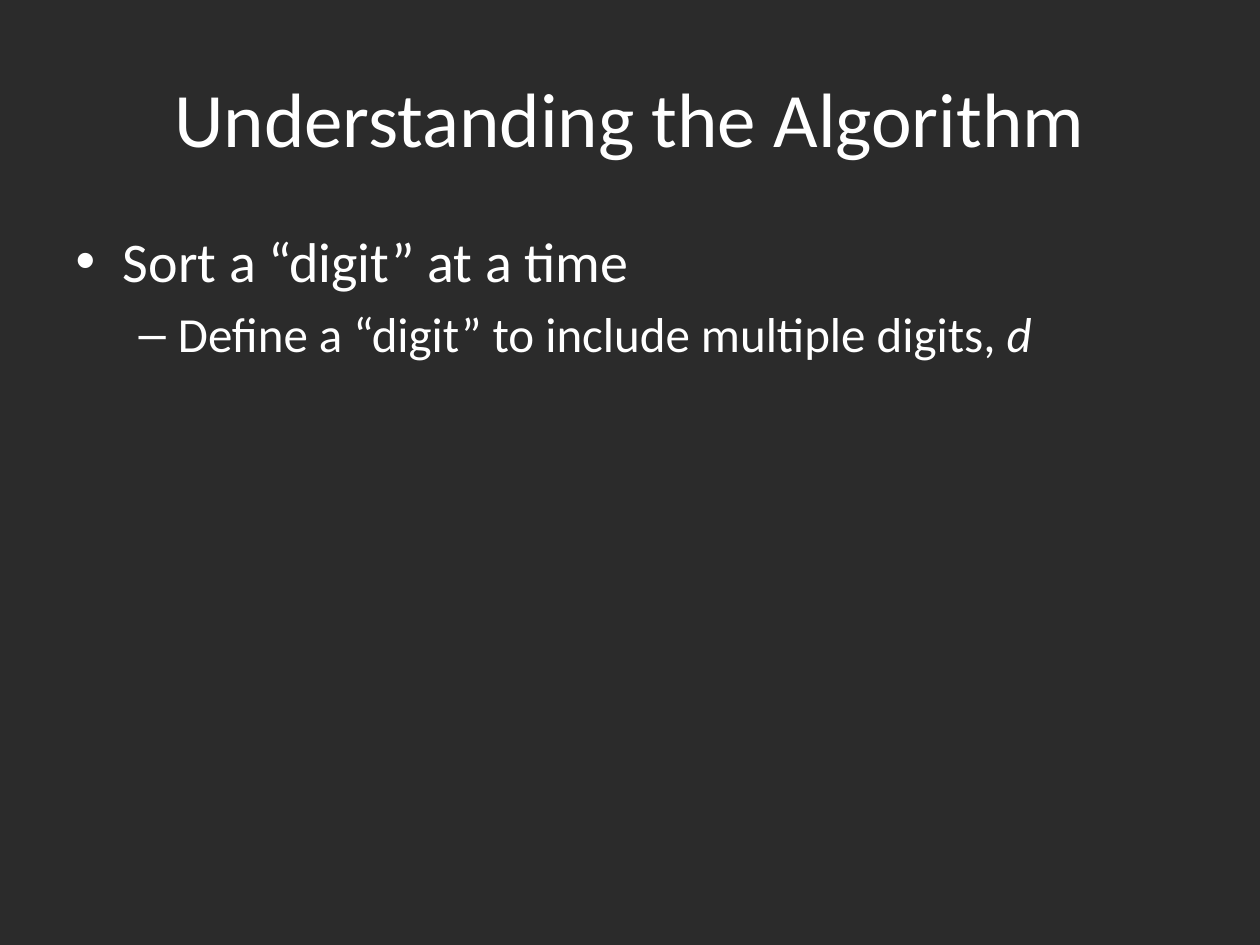
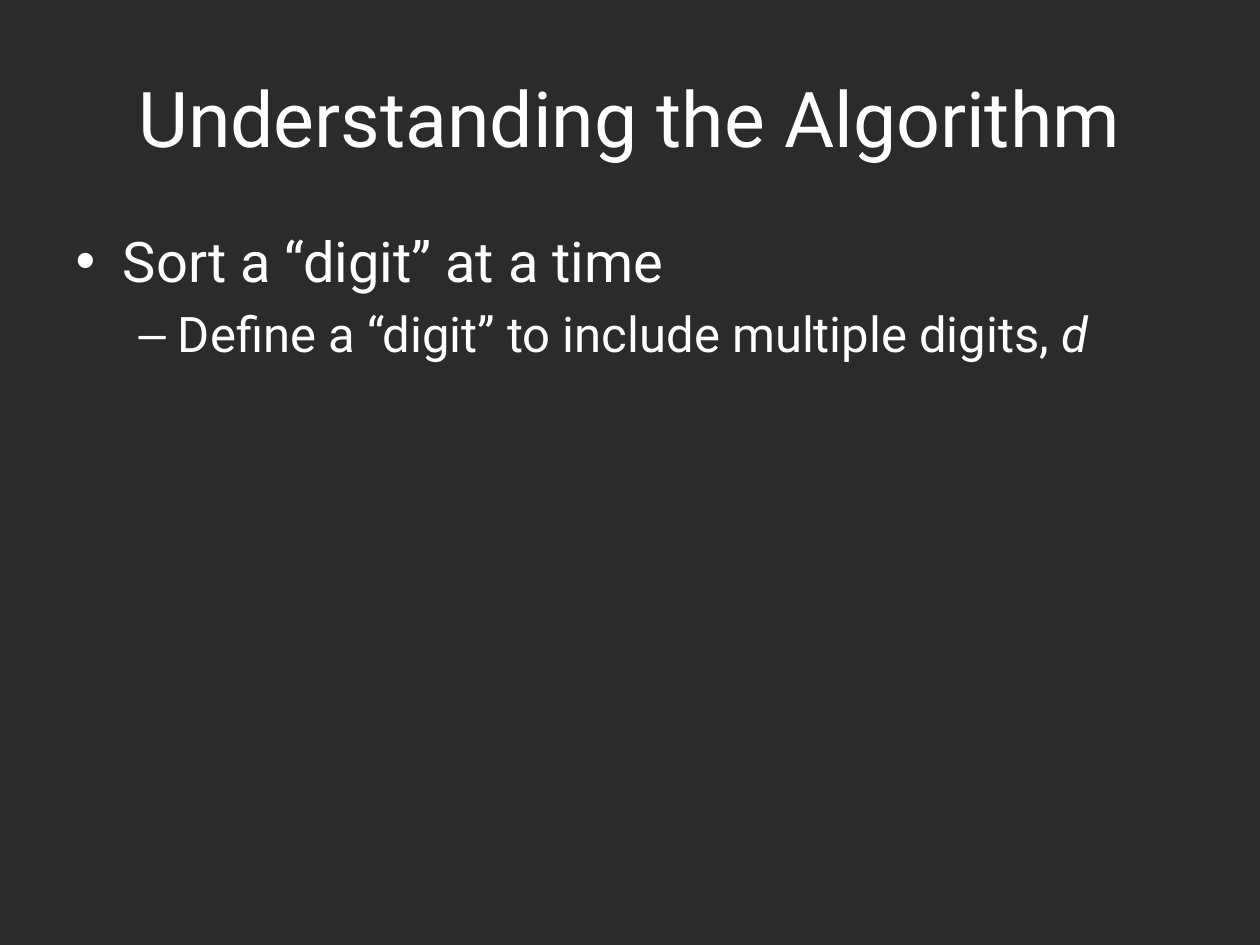
Before and after one commit to hyoshid1/project375, a slide deck: slide 3 of presentation.pptx. Drawn at 1260x945 pixels with LibreOffice and Linux fonts; fonts in the diff are those of the drawing; background and template pictures are left out; a plain dark background stands for a picture behind light text. Boxes give left, top, right and bottom in pixels: in the first picture for what was removed or moved away, otherwise in the second. Text is boxed around its words. In the diff, an @@ line names an element or a change of style, - is before the commit and + after.

```diff
--- a/presentation.pptx
+++ b/presentation.pptx
@@ title "Understanding the Algorithm" at [138, 89, 1120, 163]: font Calibri to Roboto @@
@@ text "Sort a “digit” at a ..." at [123, 239, 1088, 362]: font Calibri to Roboto @@
```
Also in this commit, not shown: 6 other slides changed, 1 other file.
